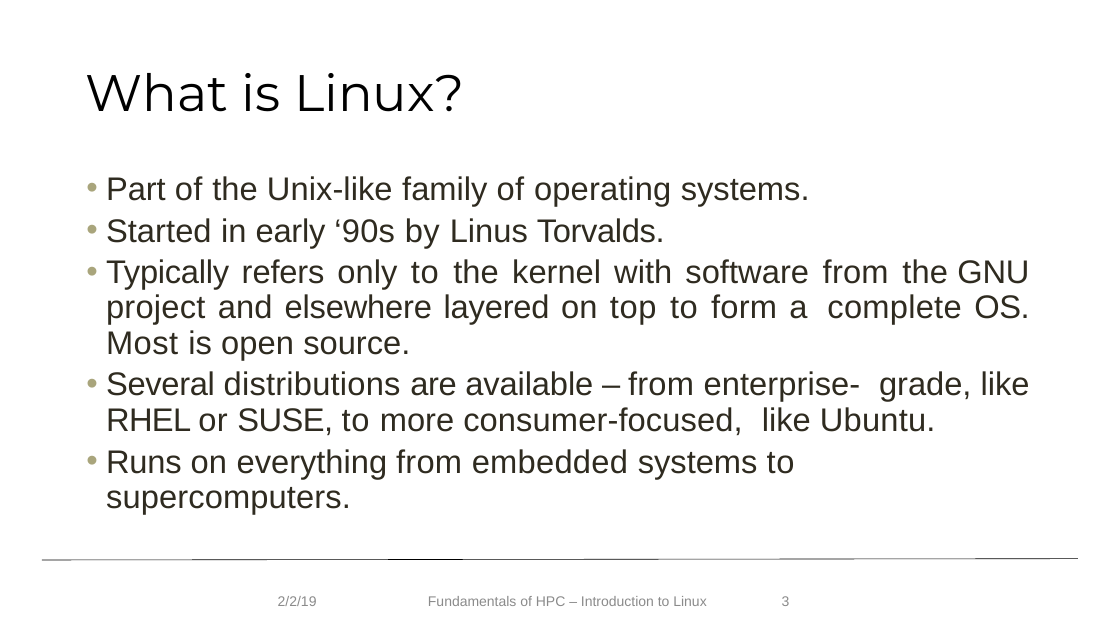
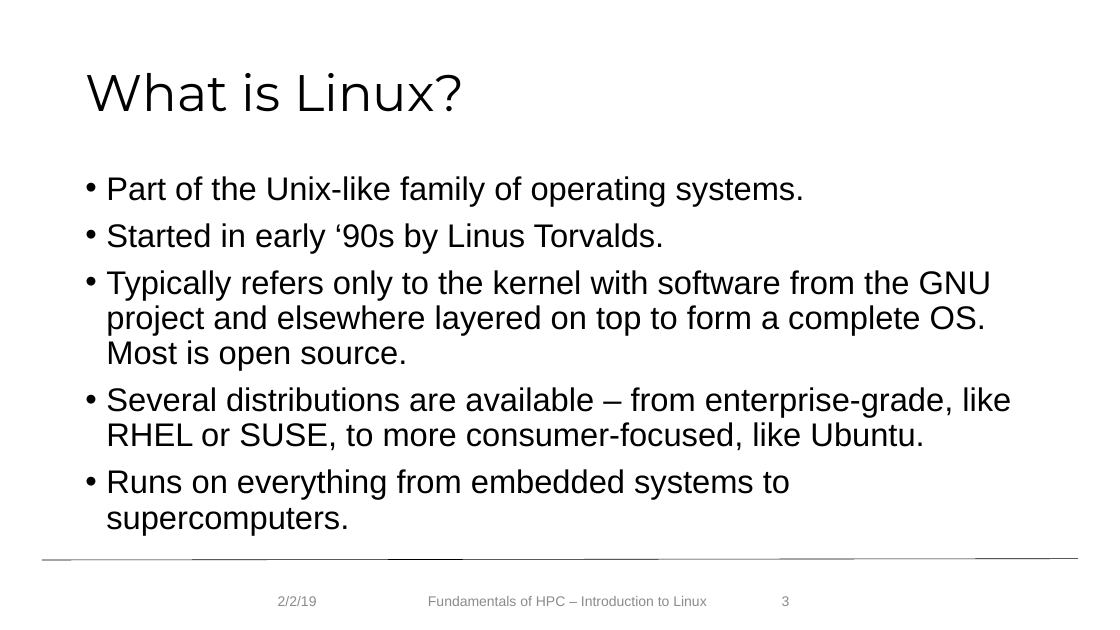
Before and after one commit to f1k4/Fundamentals_HPC_Spring_2019, a slide deck: slide 3 of IntroLinuxHPC19_spring_v2.pptx. Drawn at 1120x630 pixels with LibreOffice and Linux fonts; fonts in the diff are those of the drawing; background and template pictures are left out. Boxes give left, top, right and bottom in pixels: in the first picture for what was removed or moved away, otherwise in the second. Text is boxed around its words. In the diff, an @@ line names an element or a change of style, - is before the commit and + after.

Commit message:
Added PDF of Linux talk

```diff
--- a/IntroLinuxHPC19_spring_v2.pptx
+++ b/IntroLinuxHPC19_spring_v2.pptx
@@ text at bbox=[106, 176, 992, 535]: text colour #2F2B20 to #000000 in "Part of the Unix-like family of operating ...", "Started in early ‘90s by Linus Torvalds.", "Typically refers only to the kernel with ...", "Runs on everything from embedded systems to ..."; letter spacing 0.3 to 0 pt in "of of", "‘90s", "form complete", "embedded"; letter spacing 0.1 to 0 pt in "the Unix-like operating", "Started", "only the software the and on open", "supercomputers."; letter spacing -0.2 to 0 pt in "early", "Typically refers", "Runs"; letter spacing 0.4 to 0 pt in "by", "Most"; letter spacing -0.3 to 0 pt in "Torvalds.", "a OS."; letter spacing -0.1 to 0 pt in "refers GNU elsewhere layered"; letter spacing 0.6 to 0 pt in "to to", "to"; letter spacing 0.2 to 0 pt in "from project", "on from"; letter spacing 0.7 to 0 pt in "top"; indent changed; more space between paragraphs; alignment justified to left @@
@@ text at bbox=[106, 387, 1011, 451]: text changed; text colour #2F2B20 to #000000 @@
-• Several distributions are available – from enterprise- grade, like RHEL or SUSE, to more consumer-focused, like Ubuntu.
+• Several distributions are available – from enterprise-grade, like RHEL or SUSE, to more consumer-focused, like Ubuntu.
```
Also in this commit, not shown: 26 other slides changed, 7 other files.
